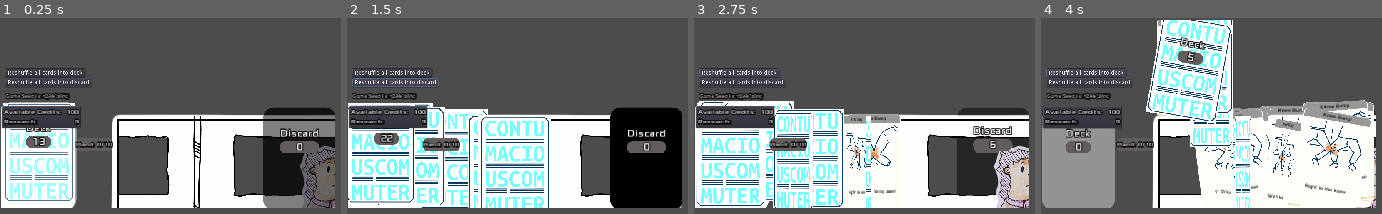
Above: before the commit, frames 1-4 (left to right).
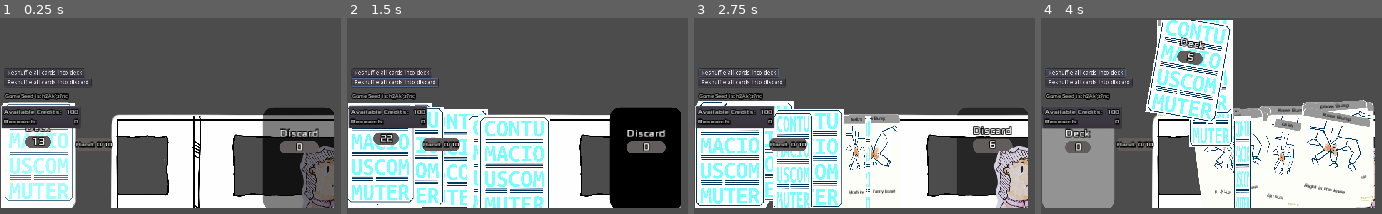
Above: after the commit, the same moments.

Repository: juanuys/contumacious
Game: Godot game, scene res://src/cc/Main.tscn
The game is run twice, just before and just after one commit, with the same random seed, the same clock (stepped at 60 frames per second) and the same inputs.
Inputs:
- Up to frame 1 (0.25 s): no input
- Up to frame 2 (1.5 s): click "Reshuffle all cards into deck" at 0.5 s; click "Reshuffle all cards into disc…" at 1.25 s
- Up to frame 3 (2.75 s): click "Reshuffle all cards into deck" at 2 s
- Up to frame 4 (4 s): click "Reshuffle all cards into disc…" at 2.75 s; click "Reshuffle all cards into deck" at 3.5 s

The runs differ from the first frame. In frame 1, 3.5% of the frame differs, in the area x 0-99%, y 26-97%; in frame 2, 4.3%; in frame 3, 5.5%; in frame 4, 6.6%, in the area x 0-99%, y 1-97%.

Commit message:
amend readme

Diff:
--- a/src/cc/Main.tscn
+++ b/src/cc/Main.tscn
@@ -7,7 +7,3 @@
 [node name="Main" instance=ExtResource( 1 )]
 script = ExtResource( 3 )
 board_scene = ExtResource( 2 )
-
-[node name="ViewportContainer" parent="." index="1"]
-margin_left = 2.5874
-margin_right = 1282.59
Binary file added: assets/screenshots/cel-and-outline-shaded-low-poly-model.gif
Not shown, changed: README.md
